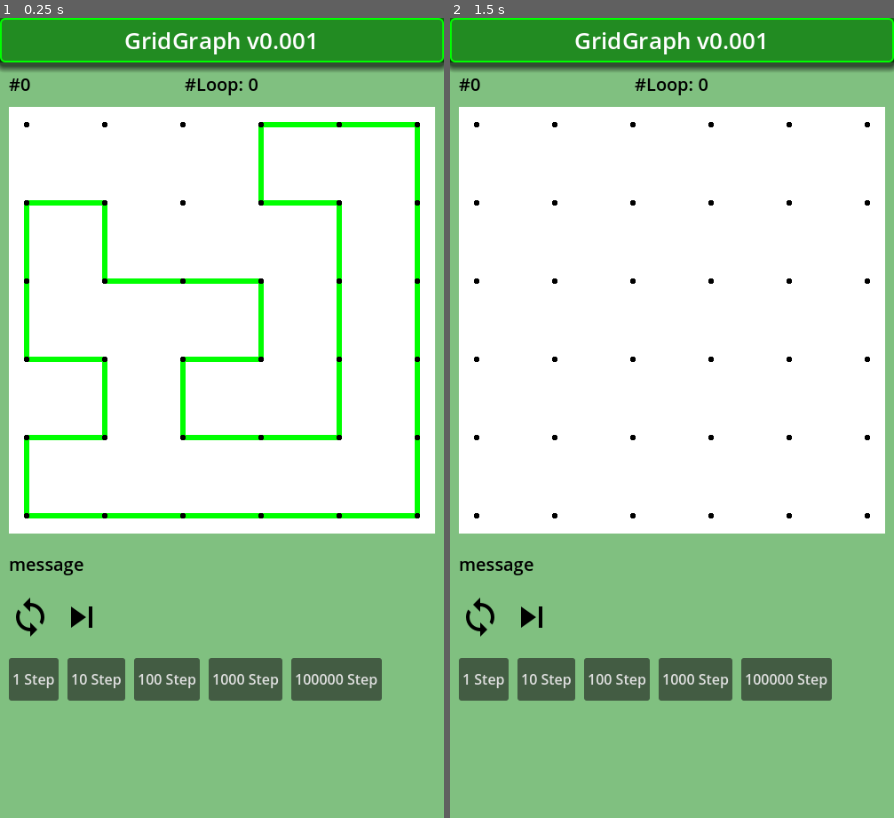
Above: before the commit, frames 1-2 (left to right).
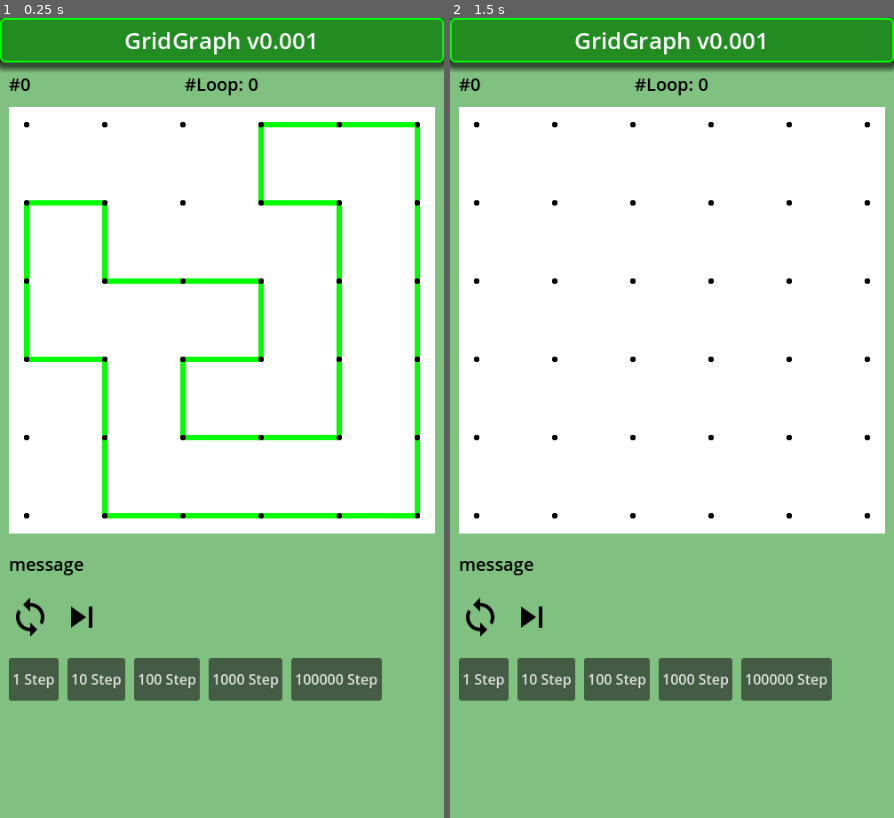
Above: after the commit, the same moments.

Repository: vivisuke/GridGraph
Game: Godot game, scene res://main.tscn
Two runs of this game, one before a commit and one after it. Both use one fixed random seed, a clock stepped at 60 frames per second and the inputs below.
Inputs (mouse positions are in pixels of both pictures, inside the frame that each line leads up to):
- Up to frame 1 (0.25 s): no input
- Up to frame 2 (1.5 s): click (481, 618) at 0.5 s; click (481, 618) at 1.25 s

The runs differ from the first frame. In frame 1, 0.5% of the frame differs, in the area x 5-25%, y 52-63%; in frame 2, nothing differs.

Commit message:
0055 ◎ C 03/26 03/27 0.001│ToDo│gen_proper_loop()：手がかり数字０が縦横に並んでいる場合は修正

Diff:
--- a/GridGraph/scripts/Board.gd
+++ b/GridGraph/scripts/Board.gd
@@ -505,16 +505,25 @@
 		move_edge_right(ix)
 	elif dir == MOVE_DOWN:
 		move_edge_down(ix)
+func is_there_00() -> bool:			# ０が縦 or 横に並んでいるか？
+	for y in range(N_VERT-1):
+		for x in range(N_HORZ-1):
+			var ix = xyToIX(x, y)
+			if lnk_count[ix] == 0 && (lnk_count[ix+1] == 0 || lnk_count[ix+ARY_WIDTH] == 0):
+				return true
+	return false
 func gen_proper_loop():
 	clear_edges()
 	gen__outer_loop()
-	for k in range(100):
+	for k in range(10000):
 		var lst = list_movable_edges()
 		if lst.is_empty(): break
 		var i = 0
 		if lst.size() > 1:
 			i = randi() % lst.size()
 		move_edge_dir_ix(lst[i])
+		if k >= 100 && !is_there_00():
+			break
 #
 func print_mate():
 	print("n_end_pnt = %d, mate:" % n_end_pnt)
Not shown, changed: GridGraph.spr
